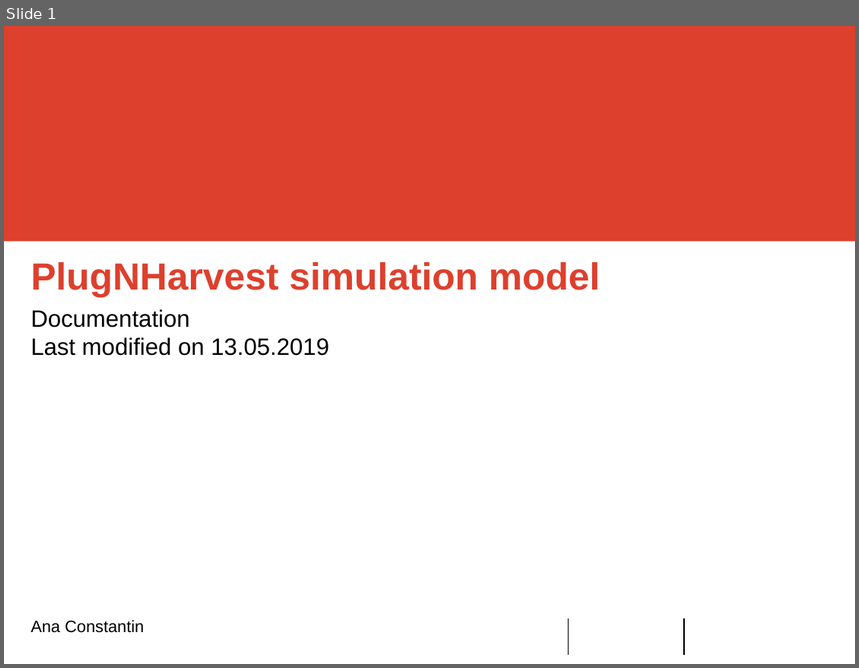
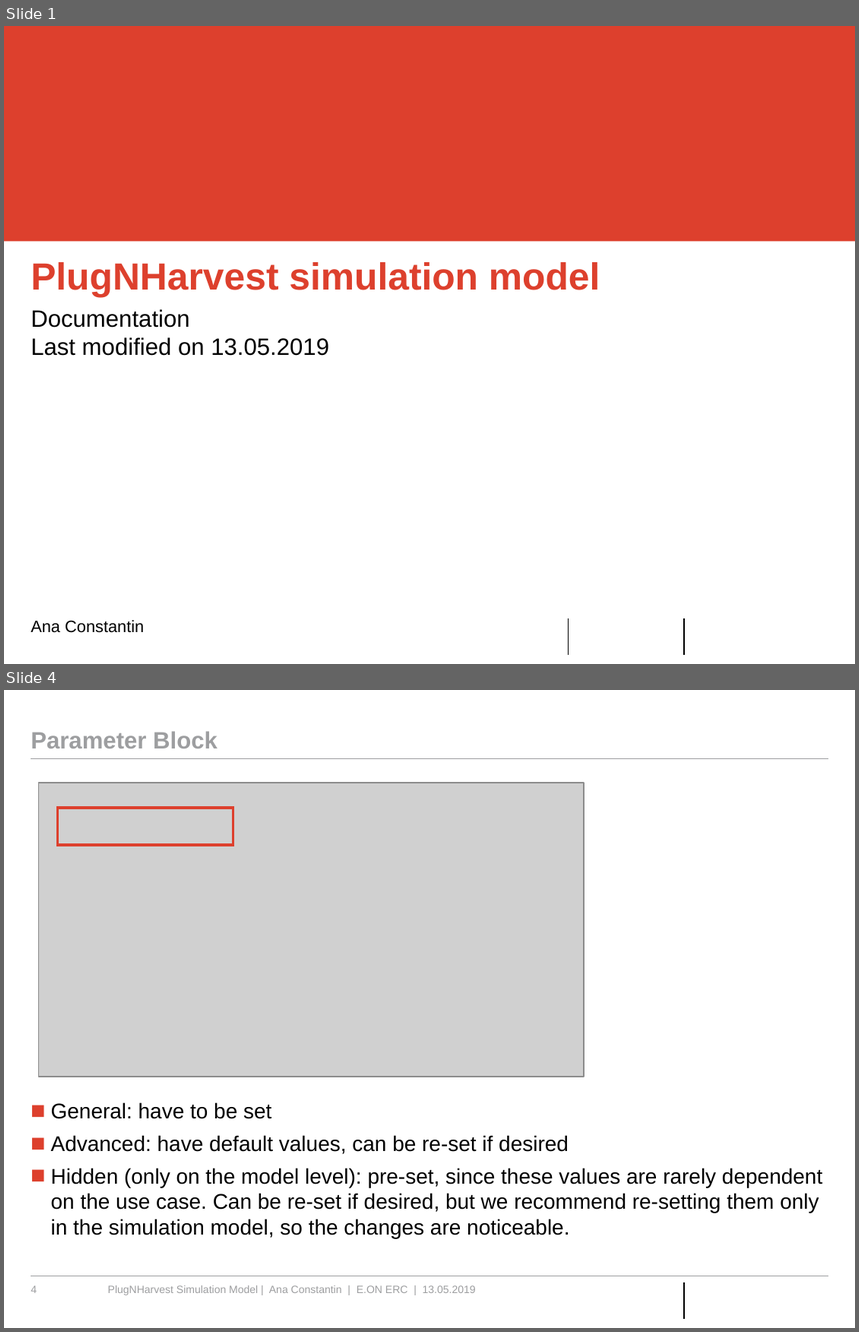
Before and after one commit to RWTH-EBC/AixLib, a slide deck: AixLib/Resources/PlugNHarvest/Presentation PlugNHarvest Model.pptx. Shown one above the other, each under a label of ours: slide 1 before the commit, slides 1 and 4 after it; the slides between them are not shown. The pictures are 859x668 and 859x1332 pixels, drawn with LibreOffice and Linux fonts; fonts in the diff are those of the drawing; grey boxes stand for pictures; background and template pictures are left out. Boxes give left, top, right and bottom in pixels: in the first picture for what was removed or moved away, otherwise in the second. Text is boxed around its words. In the diff, an @@ line names an element or a change of style, - is before the commit and + after.

```diff
--- a/AixLib/Resources/PlugNHarvest/Presentation PlugNHarvest Model.pptx
+++ b/AixLib/Resources/PlugNHarvest/Presentation PlugNHarvest Model.pptx
@@ slide 4 added at (4, 690, 855, 1328), background #FFFFFF; not listed: 1 template element that a slide beside it also shows @@
@@ title added at (31, 731, 218, 749), 20 pt, text #9D9EA0, bold @@
+Parameter Block
@@ line added from (31, 759) to (829, 759), #9D9EA0 0.5 pt @@
@@ picture added at (39, 783, 584, 1078) @@
@@ rectangle added at (58, 808, 233, 845), outline #DD402D 2.25 pt @@
@@ text added at (51, 1103, 823, 1239), 18 pt, text #000000 @@
+■ General: have to be set
+■ Advanced: have default values, can be re-set if desired
+■ Hidden (only on the model level): pre-set, since these values are rarely dependent on the use case. Can be re-set if desired, but we recommend re-setting them only in the simulation model, so the changes are noticeable.
@@ line added from (31, 1277) to (829, 1277), #9D9EA0 0.5 pt @@
@@ page number added at (31, 1286, 37, 1293), 9 pt, text #9D9EA0 @@
+4
@@ text added at (108, 1286, 476, 1296), 9 pt, text #9D9EA0 @@
+PlugNHarvest Simulation Model | Ana Constantin | E.ON ERC | 13.05.2019
```
Also in this commit, not shown: 21 slides changed, 2 other slides added, 1 slide removed, 1 other file.
